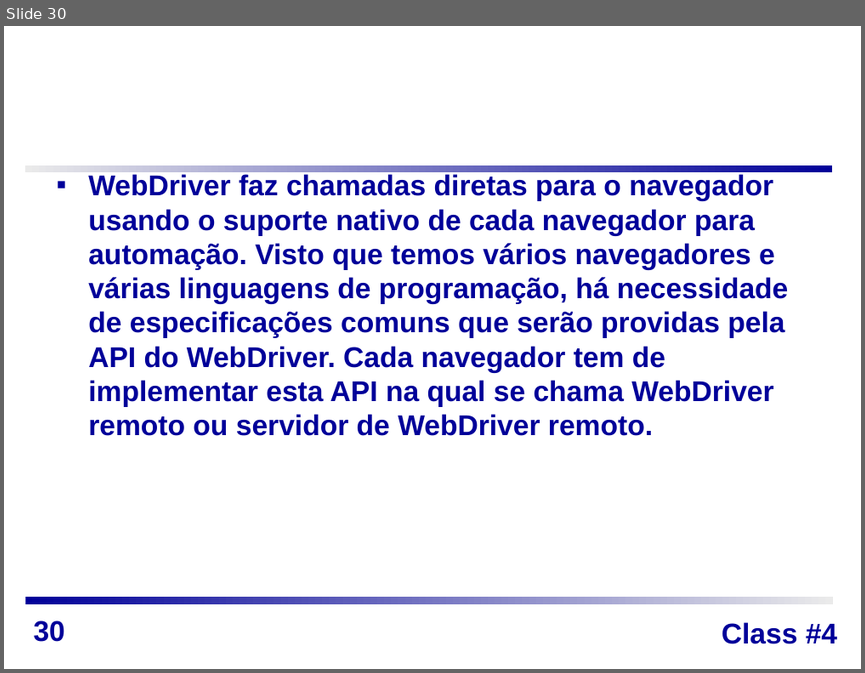
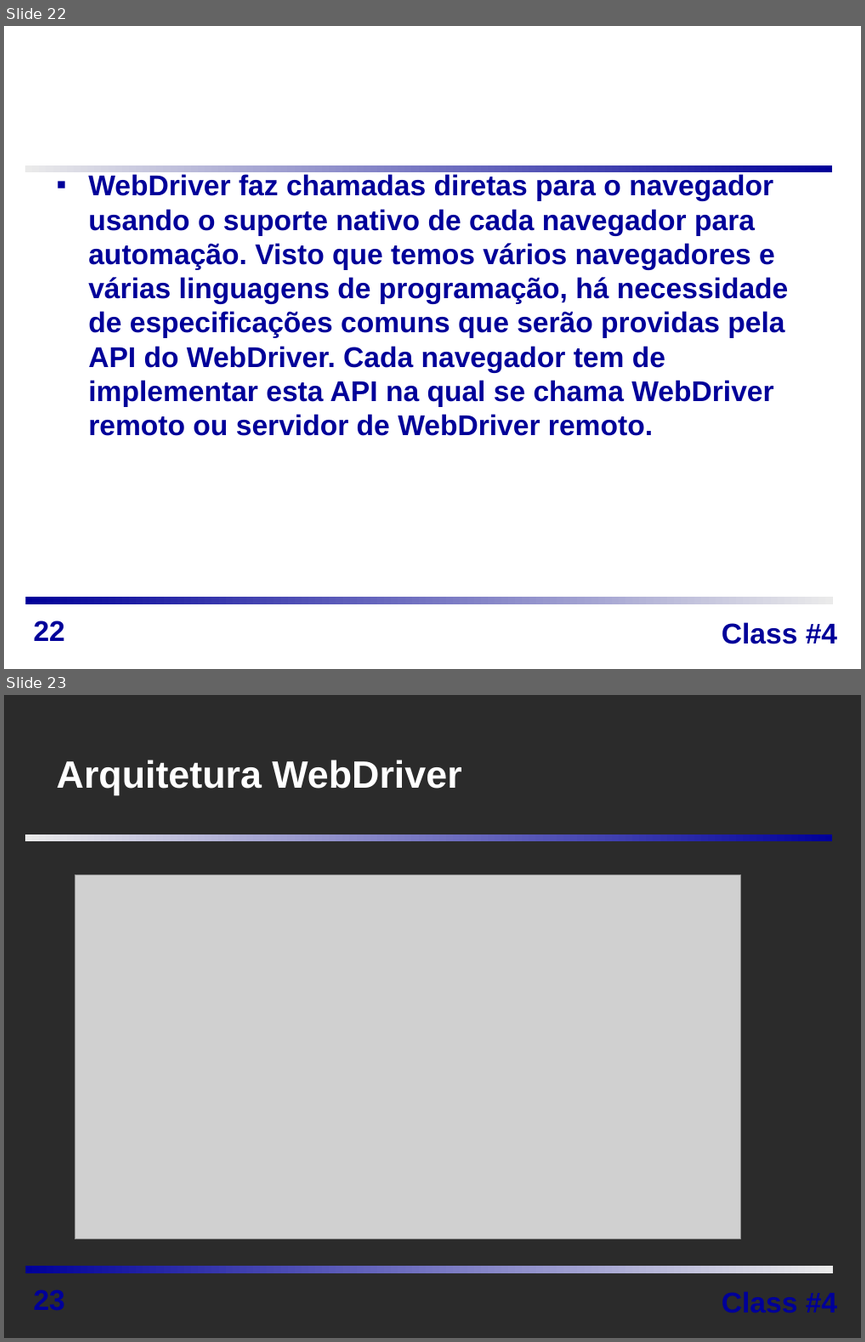
Before and after one commit to alexandremendonca/SE_2016.1, a slide deck: 2016.1/UPE_POLI_EngenhariaSoftware-SeleniumWebDriver-20160401.ppt. Shown one above the other, each under a label of ours: slide 30 before the commit, slides 22 and 23 after it. The pictures are 865x673 and 865x1342 pixels, drawn with LibreOffice and Linux fonts; fonts in the diff are those of the drawing; grey boxes stand for pictures; background and template pictures are left out; a plain dark background stands for a picture behind light text. Boxes give left, top, right and bottom in pixels: in the first picture for what was removed or moved away, otherwise in the second. Text is boxed around its words. In the diff, an @@ line names an element or a change of style, - is before the commit and + after.

```diff
--- a/2016.1/UPE_POLI_EngenhariaSoftware-SeleniumWebDriver-20160401.ppt
+++ b/2016.1/UPE_POLI_EngenhariaSoftware-SeleniumWebDriver-20160401.ppt
@@ slide 23 added at (4, 695, 861, 1338), background picture (left out); not listed: 3 template elements that a slide beside it also shows @@
@@ title added at (57, 760, 461, 795), 32 pt, text #FFFFFF, bold @@
+Arquitetura WebDriver
@@ picture added at (75, 875, 741, 1239) @@
@@ page number added at (34, 1289, 65, 1310), 24 pt, text #000099, bold @@
+23
@@ what was slide 30 is now slide 22 @@
@@ page number at (34, 620, 65, 641): text changed @@
-30
+22
```
Also in this commit, not shown: 12 slides changed, 1 other slide added, 1 slide removed.
